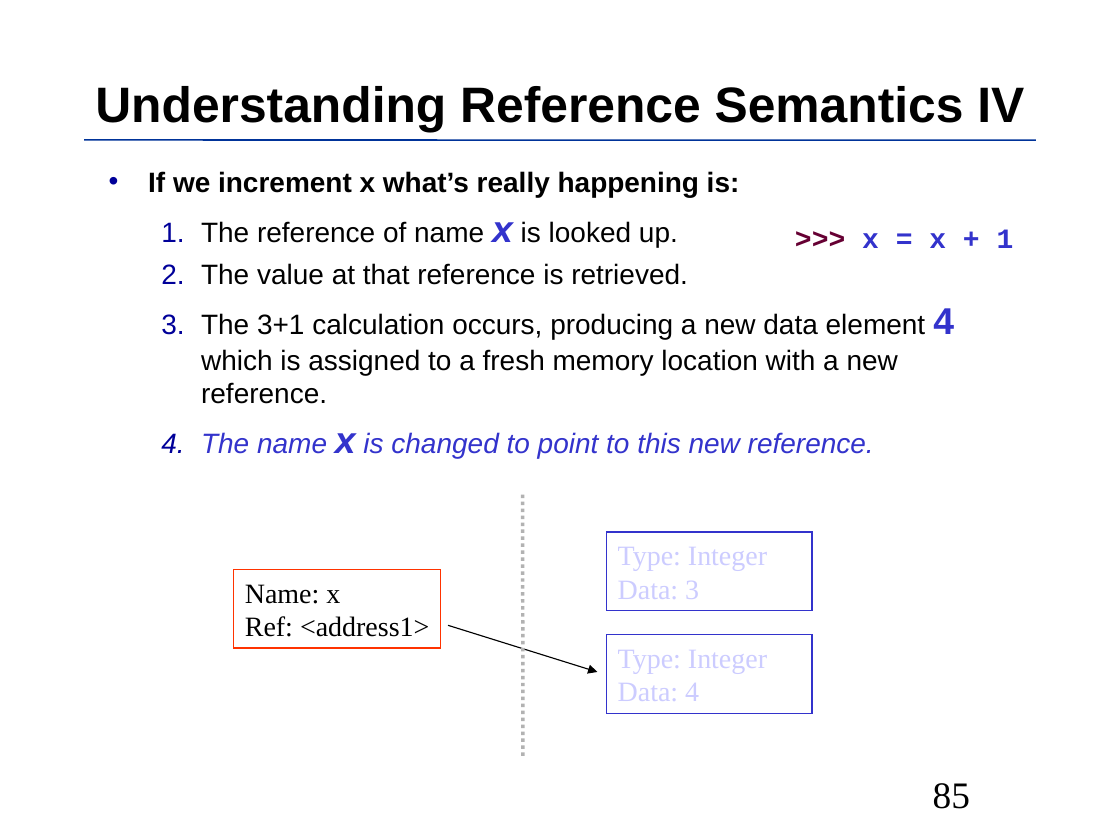
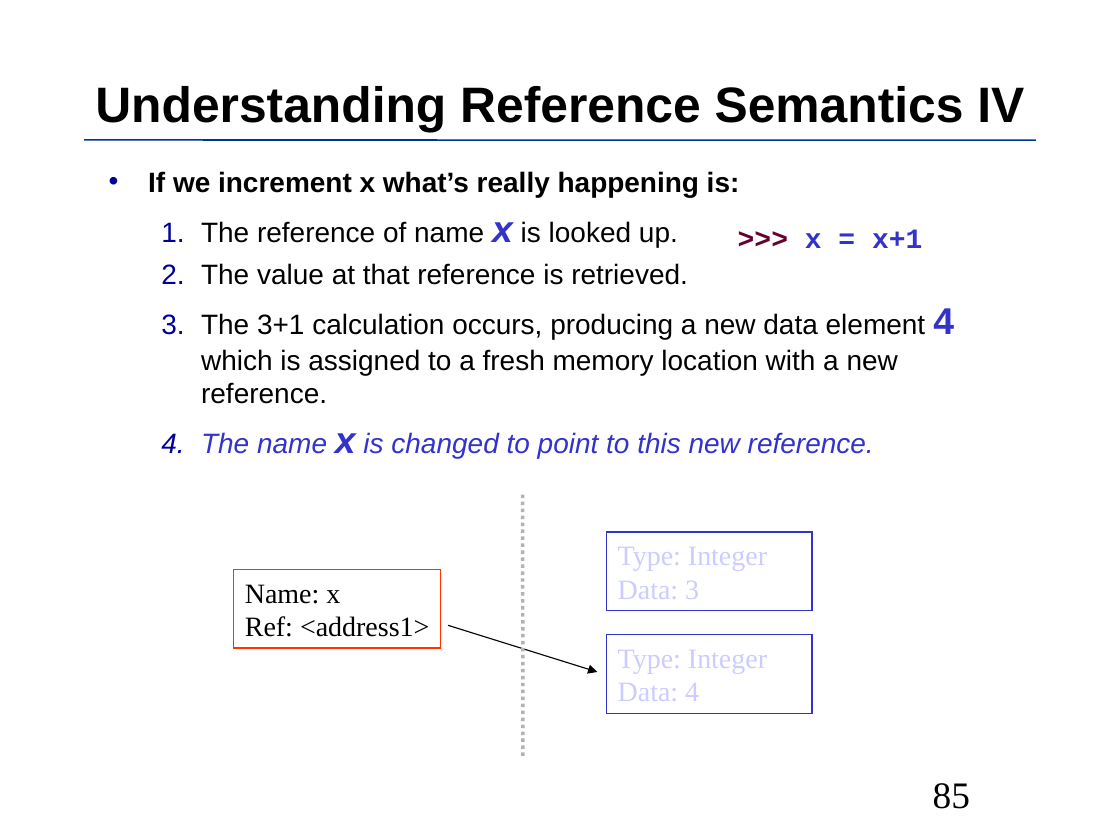
Before and after one commit to MPIDS/Python-Course, a slide deck: slide 85 of 01-basics/Talk/Python-Introduction.odp. Drawn at 1120x840 pixels with LibreOffice and Linux fonts; fonts in the diff are those of the drawing. Boxes give left, top, right and bottom in pixels: in the first picture for what was removed or moved away, otherwise in the second. Text is boxed around its words. In the diff, an @@ line names an element or a change of style, - is before the commit and + after.

```diff
--- a/01-basics/Talk/Python-Introduction.odp
+++ b/01-basics/Talk/Python-Introduction.odp
@@ free ">>> x = x+1" resized from (x1=728, y1=215, x2=1073, y2=327) to (x1=671, y1=215, x2=1016, y2=293) @@
@@ text in free at (x1=805, y1=229, x2=922, y2=248): spaces changed @@
-  >>> x = x + 1
+  >>> x = x+1
```
Also in this commit, not shown: 46 other slides changed, 1 slide added, 1 slide removed.
